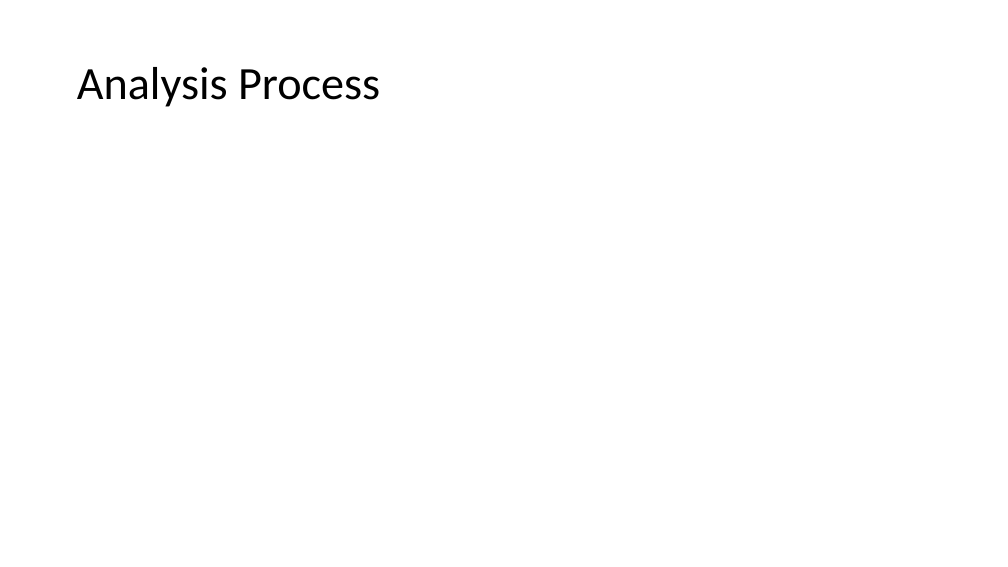
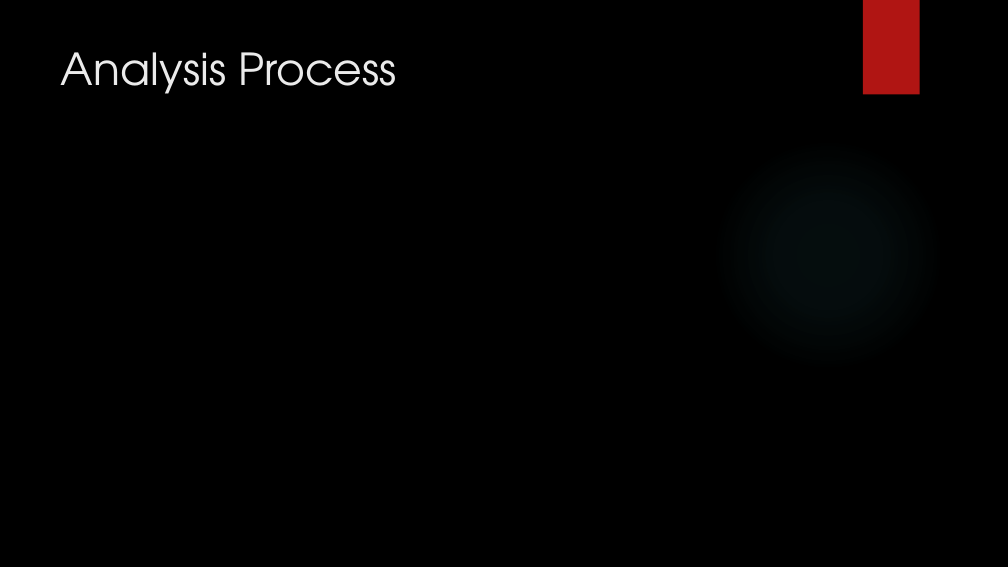
Before and after one commit to Maliha2030/Project1_The_A_Team_Uber, a slide deck: slide 6 of The A Team.pptx. Drawn at 1008x567 pixels with LibreOffice and Linux fonts; fonts in the diff are those of the drawing; background and template pictures are left out. Boxes give left, top, right and bottom in pixels: in the first picture for what was removed or moved away, otherwise in the second. Text is boxed around its words. In the diff, an @@ line names an element or a change of style, - is before the commit and + after.

```diff
--- a/The A Team.pptx
+++ b/The A Team.pptx
@@ background #FFFFFF to picture (left out) @@
@@ rectangle added at bbox=[863, 0, 920, 95], fill #B01513 @@
@@ title "Analysis Process": place and size @@
-title "Analysis Process" at bbox=[77, 67, 380, 107]
+title "Analysis Process" at bbox=[61, 52, 396, 94]
@@ title "Analysis Process" at bbox=[61, 52, 396, 94]: size 44 to 42 pt, font Calibri to TeX Gyre Adventor, text colour #000000 to #EBEBEB; line spacing 0.9 to 1; vertical alignment middle to top @@
@@ ellipse added at bbox=[712, 138, 944, 371], fill gradient #50B9C1 @@
```
Also in this commit, not shown: 8 other slides changed, 4 slides added, 3 slides removed.
